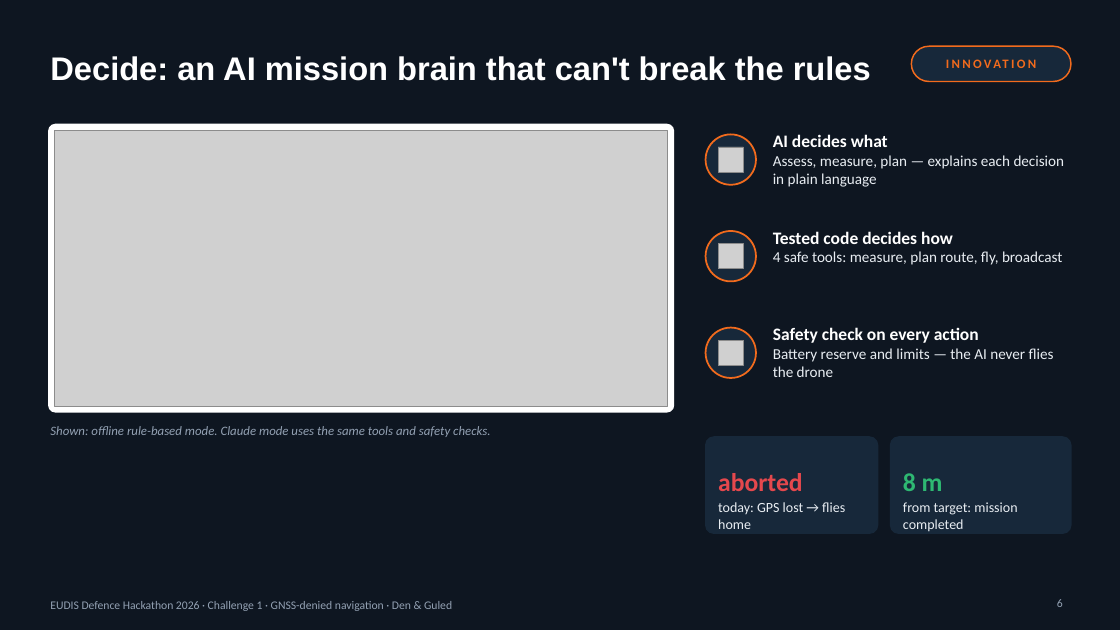
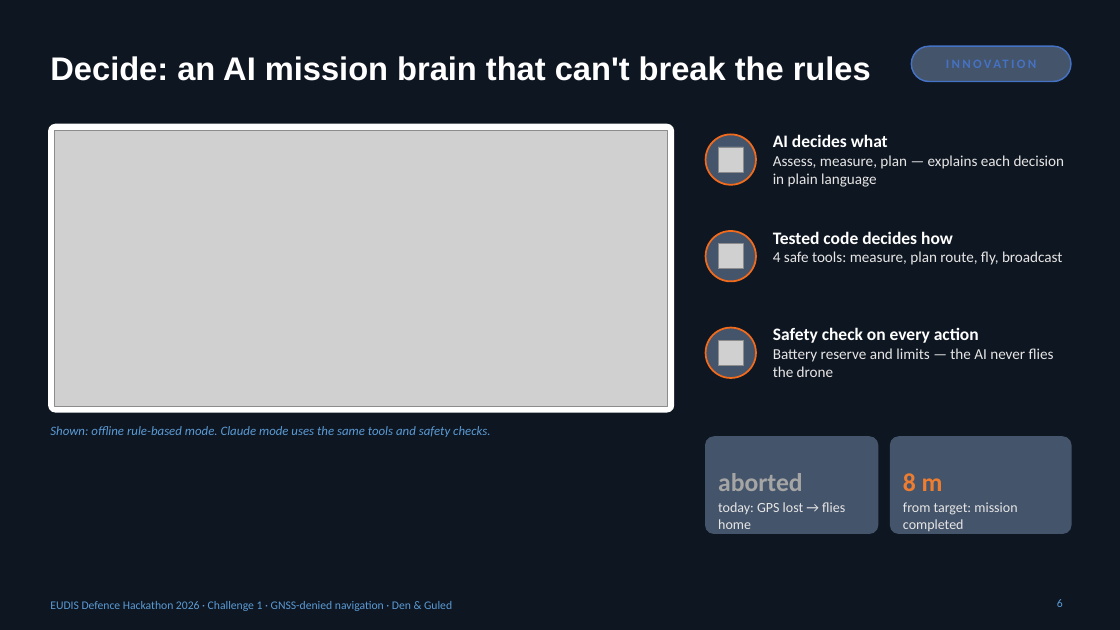
Before and after one commit to Mattheuszu/eudis-challenge1, a slide deck: slide 6 of pitch/GPS_Under_Attack_pitch.pptx. Drawn at 1120x630 pixels with LibreOffice and Linux fonts; fonts in the diff are those of the drawing; grey boxes stand for pictures. Boxes give left, top, right and bottom in pixels: in the first picture for what was removed or moved away, otherwise in the second. Text is boxed around its words. In the diff, an @@ line names an element or a change of style, - is before the commit and + after.

```diff
--- a/pitch/GPS_Under_Attack_pitch.pptx
+++ b/pitch/GPS_Under_Attack_pitch.pptx
@@ text "INNOVATION" at [912, 46, 1071, 82]: text colour #F26B1D to #4472C4 @@
@@ rounded rectangle at [912, 46, 1071, 82]: fill #17283A to #44546A; outline #F26B1D 1.25 pt to #4472C4 1.25 pt @@
@@ fill #17283A to #44546A in 3 elements at [706, 134, 756, 185], [706, 231, 756, 281], [706, 328, 756, 378] @@
@@ rounded rectangle at [706, 437, 878, 534]: fill #17283A to #44546A; outline #17283A 1 pt to #44546A 1 pt @@
@@ text "aborted" at [718, 473, 802, 491]: text colour #E5484D to #A5A5A5 @@
@@ rounded rectangle at [891, 437, 1071, 534]: fill #17283A to #44546A; outline #17283A 1 pt to #44546A 1 pt @@
@@ text "8 m" at [903, 473, 943, 491]: text colour #2EB872 to #ED7D31 @@
@@ text "today: GPS lost → flies ..." at [718, 502, 845, 529]: text colour #E8EDF2 to #E7E6E6 @@
@@ text "from target: mission completed" at [903, 502, 1017, 531]: text colour #E8EDF2 to #E7E6E6 @@
@@ text colour #93A1B3 to #5B9BD5 in 3 elements at [50, 426, 490, 437], [1057, 599, 1063, 607], [50, 601, 452, 611] @@
```
Also in this commit, not shown: 11 other slides changed, 1 slide added, 2 other files.
